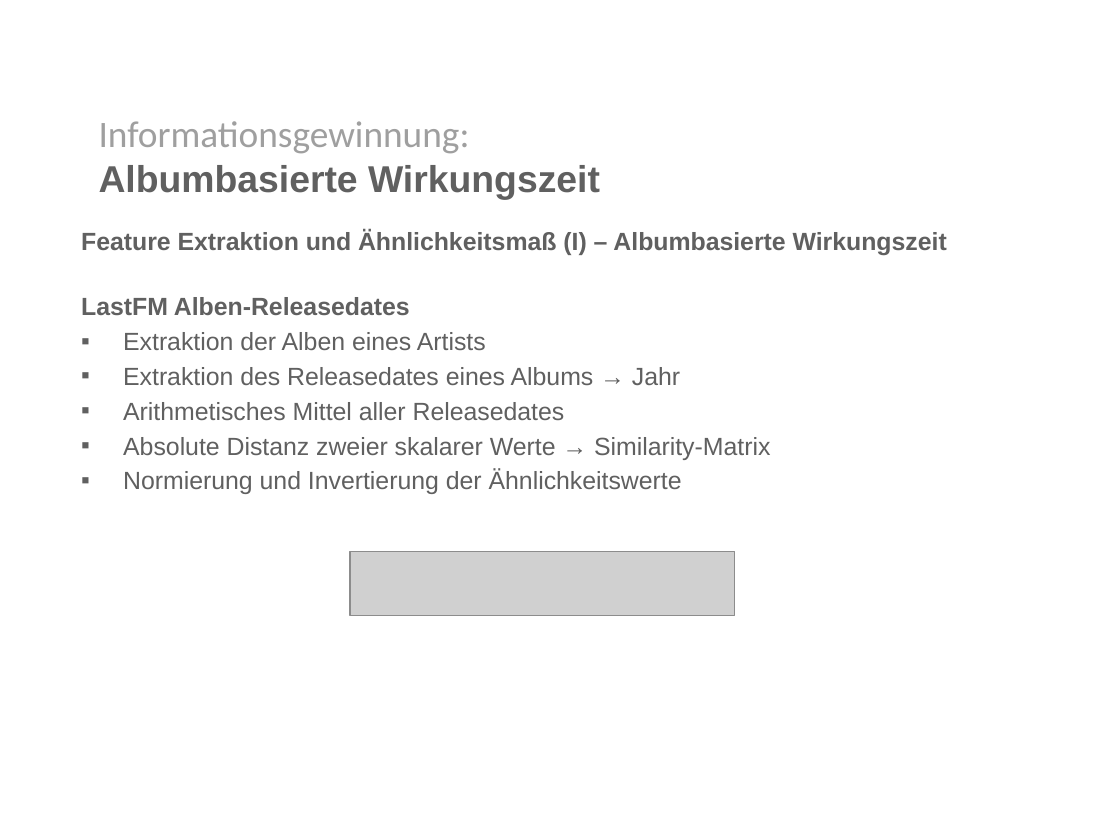
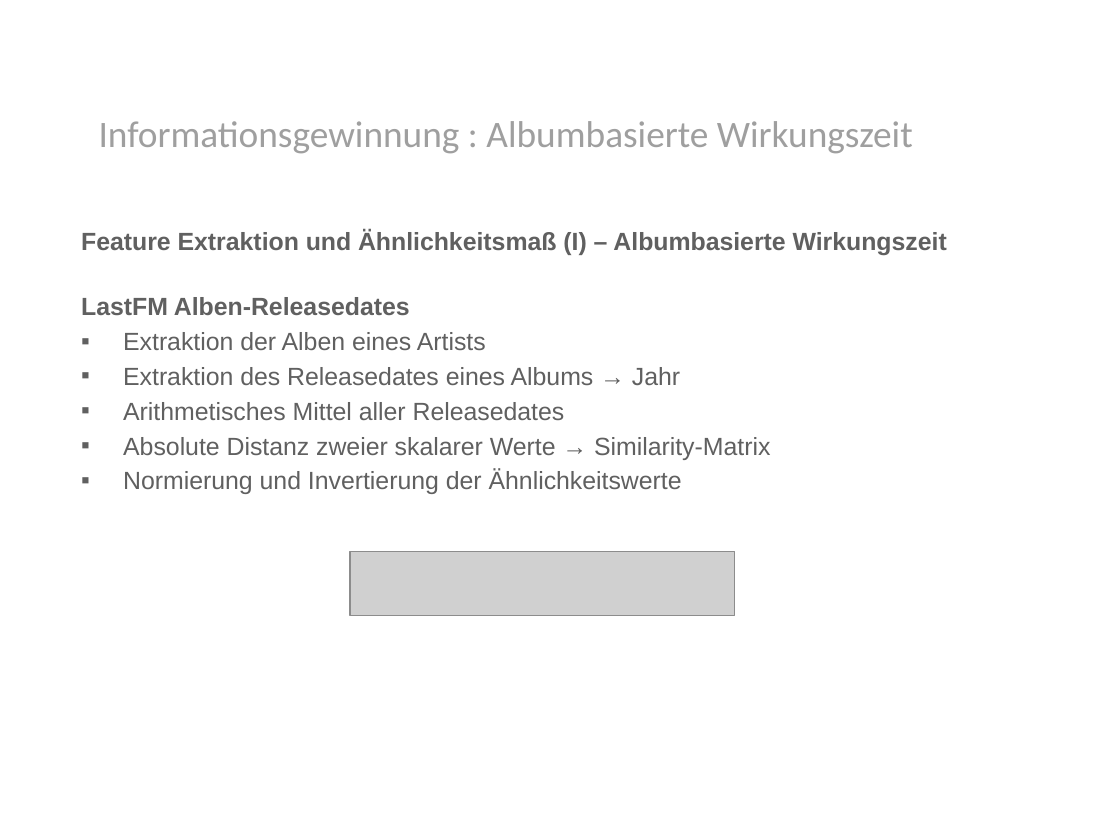
Before and after one commit to ohuguy/mirlastfm, a slide deck: slide 7 of presentation/presentation.pptx. Drawn at 1120x840 pixels with LibreOffice and Linux fonts; fonts in the diff are those of the drawing; grey boxes stand for pictures; background and template pictures are left out. Boxes give left, top, right and bottom in pixels: in the first picture for what was removed or moved away, otherwise in the second. Text is boxed around its words. In the diff, an @@ line names an element or a change of style, - is before the commit and + after.

```diff
--- a/presentation/presentation.pptx
+++ b/presentation/presentation.pptx
@@ text at bbox=[99, 121, 913, 153]: text changed; font Arial to Calibri; text colour #606060 to #9F9F9F; bold off @@
-Informationsgewinnung:
-Albumbasierte Wirkungszeit
+Informationsgewinnung : Albumbasierte Wirkungszeit
```
Also in this commit, not shown: 5 other slides changed.
